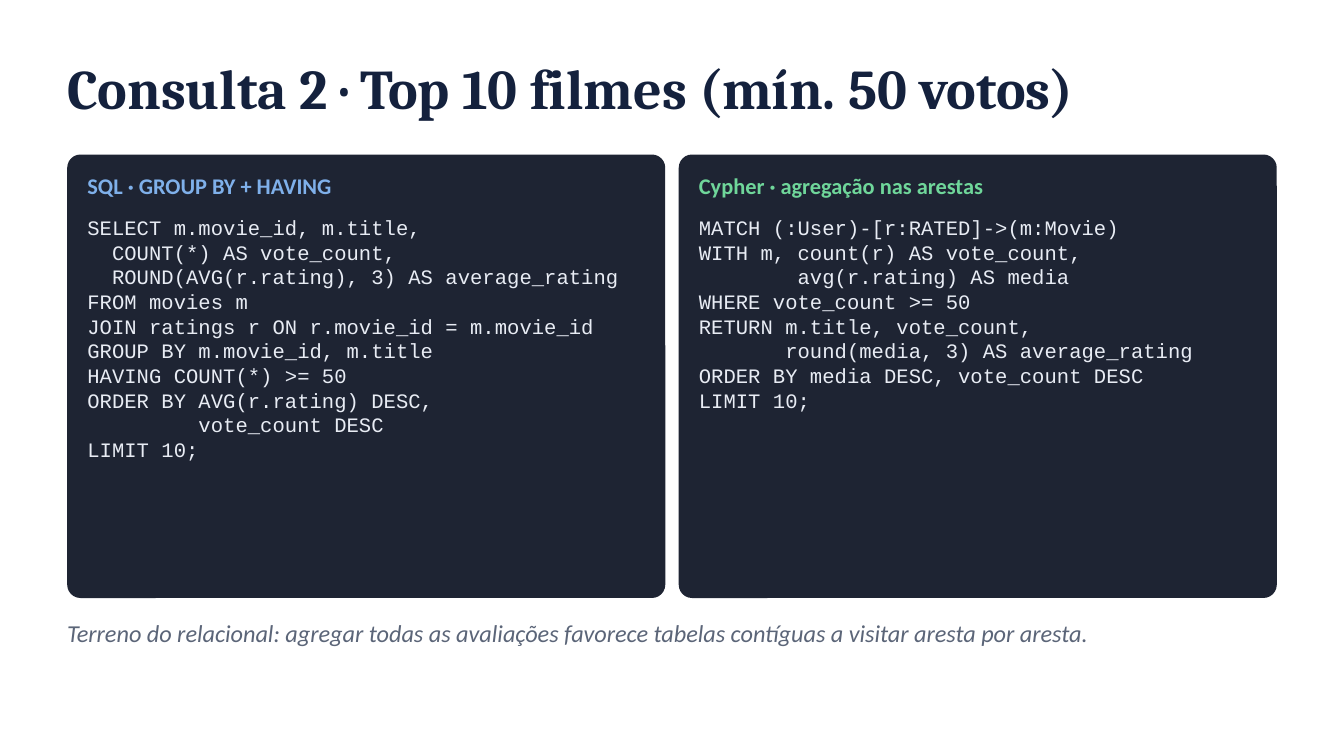
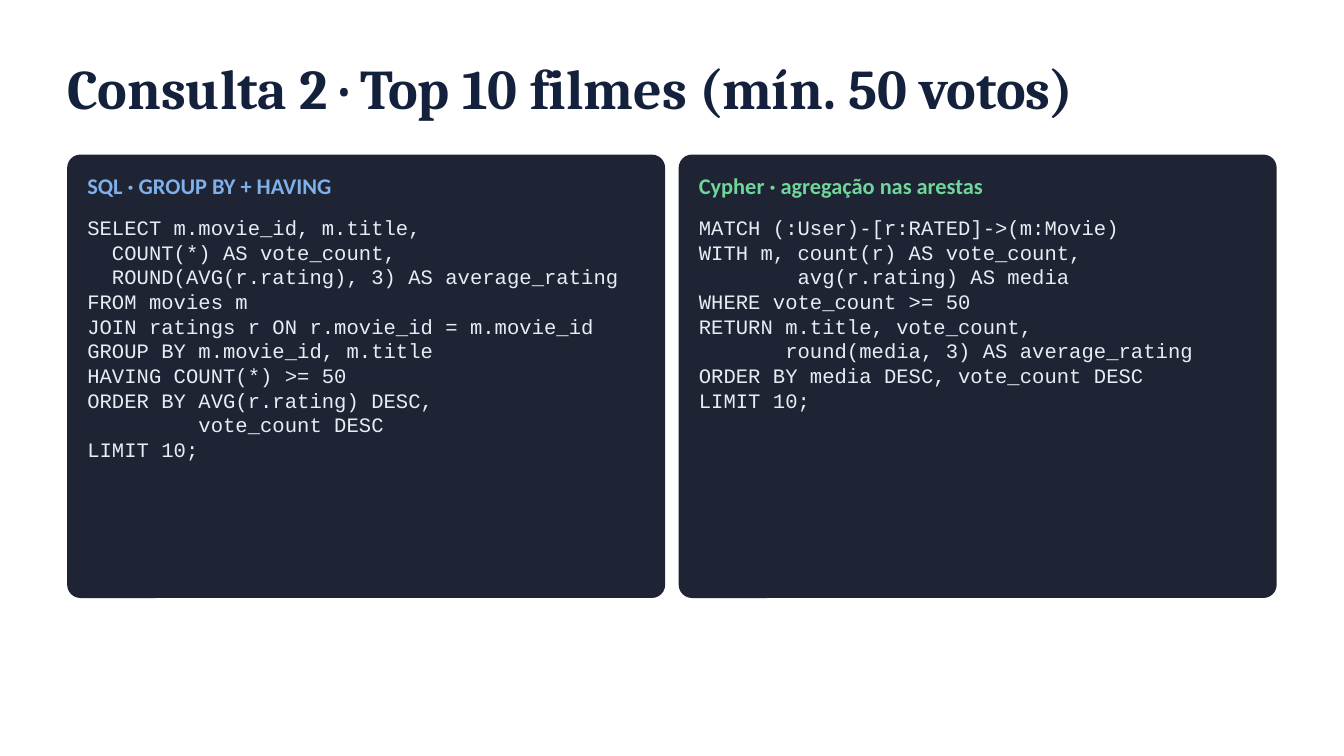
Before and after one commit to FineiasAntonio/BancoDeDados, a slide deck: slide 7 of docs/apresentacao.pptx (slide 8 before the commit). Drawn at 1344x756 pixels with LibreOffice and Linux fonts; fonts in the diff are those of the drawing. Boxes give left, top, right and bottom in pixels: in the first picture for what was removed or moved away, otherwise in the second. Text is boxed around its words. In the diff, an @@ line names an element or a change of style, - is before the commit and + after.

```diff
--- a/docs/apresentacao.pptx
+++ b/docs/apresentacao.pptx
@@ text removed at (x1=67, y1=625, x2=1088, y2=646) @@
-Terreno do relacional: agregar todas as avaliações favorece tabelas contíguas a visitar aresta por aresta.
```
Also in this commit, not shown: 9 other slides changed, 2 slides removed.
